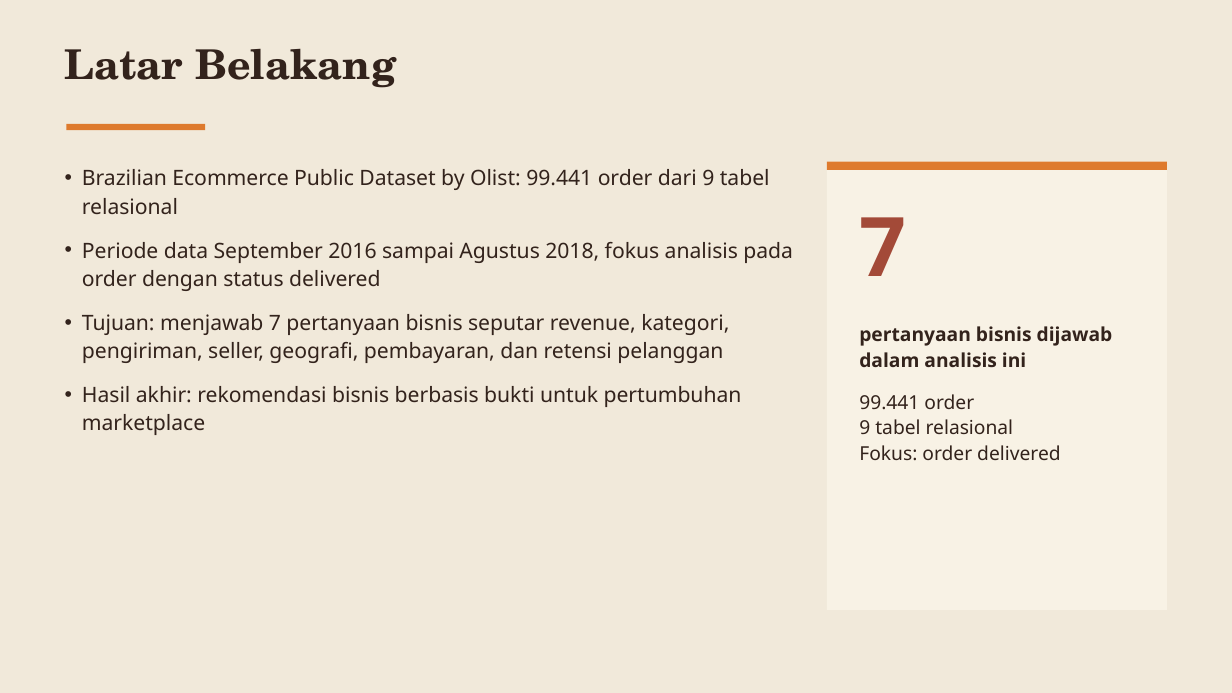
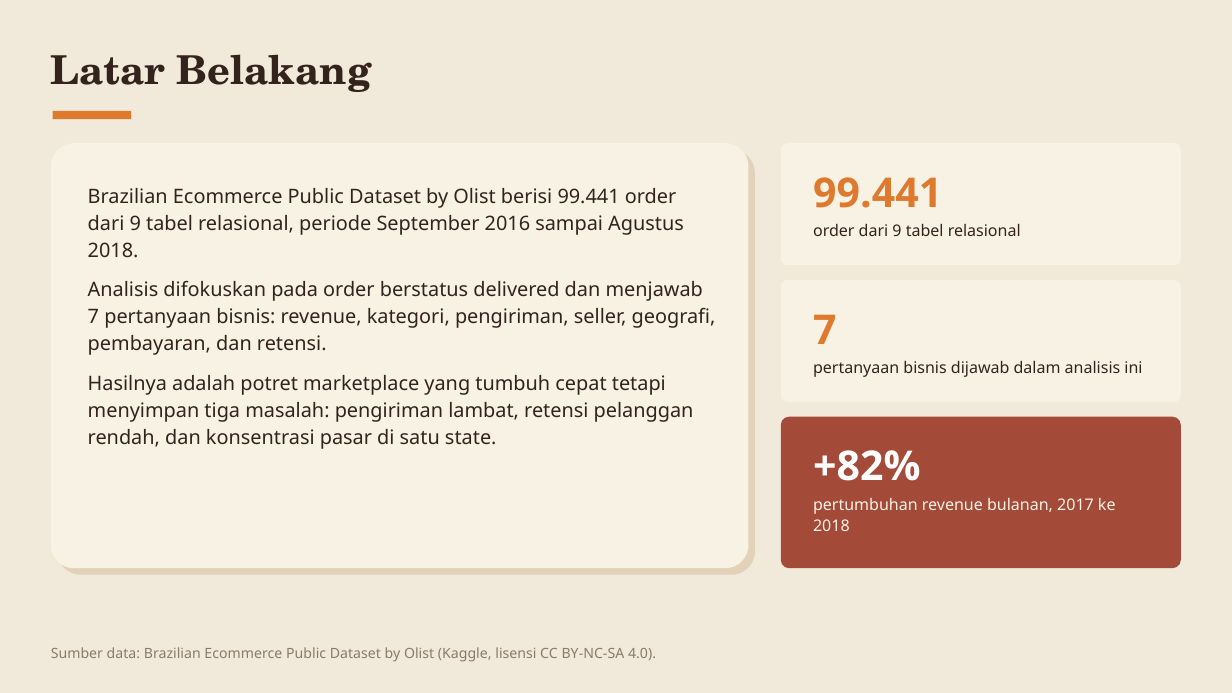
Before and after one commit to baghizash/olist-brazilian-ecommerce-analysis, a slide deck: slide 2 of Portofolio-Analisis-Ecommerce-Olist.pptx. Drawn at 1232x693 pixels with LibreOffice and Linux fonts; fonts in the diff are those of the drawing. Boxes give left, top, right and bottom in pixels: in the first picture for what was removed or moved away, otherwise in the second. Text is boxed around its words. In the diff, an @@ line names an element or a change of style, - is before the commit and + after.

```diff
--- a/Portofolio-Analisis-Ecommerce-Olist.pptx
+++ b/Portofolio-Analisis-Ecommerce-Olist.pptx
@@ text "Latar Belakang": place and size @@
-text "Latar Belakang" at bbox=[65, 48, 396, 88]
+text "Latar Belakang" at bbox=[51, 54, 371, 92]
@@ text "Latar Belakang" at bbox=[51, 54, 371, 92]: size 32 to 31 pt; line spacing 1 to 1.13; less space between paragraphs @@
@@ rounded rectangle: place and size @@
-rounded rectangle at bbox=[67, 124, 205, 130]
+rounded rectangle at bbox=[53, 111, 131, 119]
@@ rounded rectangle at bbox=[53, 111, 131, 119]: rectangle to rounded rectangle @@
@@ rounded rectangle added at bbox=[51, 143, 749, 568], fill #F8F2E5 @@
@@ rounded rectangle added at bbox=[781, 143, 1181, 265], fill #F8F2E5 @@
@@ rounded rectangle added at bbox=[57, 150, 755, 575], fill #E2D2B8 @@
@@ text at bbox=[813, 177, 1021, 236]: text changed; size 15 to 12.5 pt @@
-pertanyaan bisnis dijawab dalam analisis ini
-99.441 order
-9 tabel relasional
-Fokus: order delivered
+99.441
+order dari 9 tabel relasional
@@ rectangle removed at bbox=[827, 162, 1167, 610] @@
@@ rectangle removed at bbox=[827, 162, 1167, 170] @@
@@ text at bbox=[88, 188, 716, 449]: text changed; size 16.5 to 15.5 pt @@
-• Brazilian Ecommerce Public Dataset by Olist: 99.441 order dari 9 tabel relasional
-• Periode data September 2016 sampai Agustus 2018, fokus analisis pada order dengan status delivered
-• Tujuan: menjawab 7 pertanyaan bisnis seputar revenue, kategori, pengiriman, seller, geografi, pembayaran, dan retensi pelanggan
-• Hasil akhir: rekomendasi bisnis berbasis bukti untuk pertumbuhan marketplace
+Brazilian Ecommerce Public Dataset by Olist berisi 99.441 order dari 9 tabel relasional, periode September 2016 sampai Agustus 2018.
+Analisis difokuskan pada order berstatus delivered dan menjawab 7 pertanyaan bisnis: revenue, kategori, pengiriman, seller, geografi, pembayaran, dan retensi.
+Hasilnya adalah potret marketplace yang tumbuh cepat tetapi menyimpan tiga masalah: pengiriman lambat, retensi pelanggan rendah, dan konsentrasi pasar di satu state.
@@ text removed at bbox=[859, 217, 906, 276] @@
-7
@@ rounded rectangle added at bbox=[781, 280, 1181, 402], fill #F8F2E5 @@
@@ text added at bbox=[813, 314, 1142, 377], 12.5 pt, text #33231C @@
+7
+pertanyaan bisnis dijawab dalam analisis ini
@@ rounded rectangle added at bbox=[781, 417, 1181, 568], fill #A34A38 @@
@@ text added at bbox=[813, 450, 1116, 531], 12.5 pt, text #F8F2E5 @@
++82%
+pertumbuhan revenue bulanan, 2017 ke 2018
@@ text added at bbox=[51, 647, 656, 662], 11 pt, text #8A7A6C @@
+Sumber data: Brazilian Ecommerce Public Dataset by Olist (Kaggle, lisensi CC BY-NC-SA 4.0).
```
Also in this commit, not shown: 7 other slides changed, 2 slides added, 2 slides removed.
